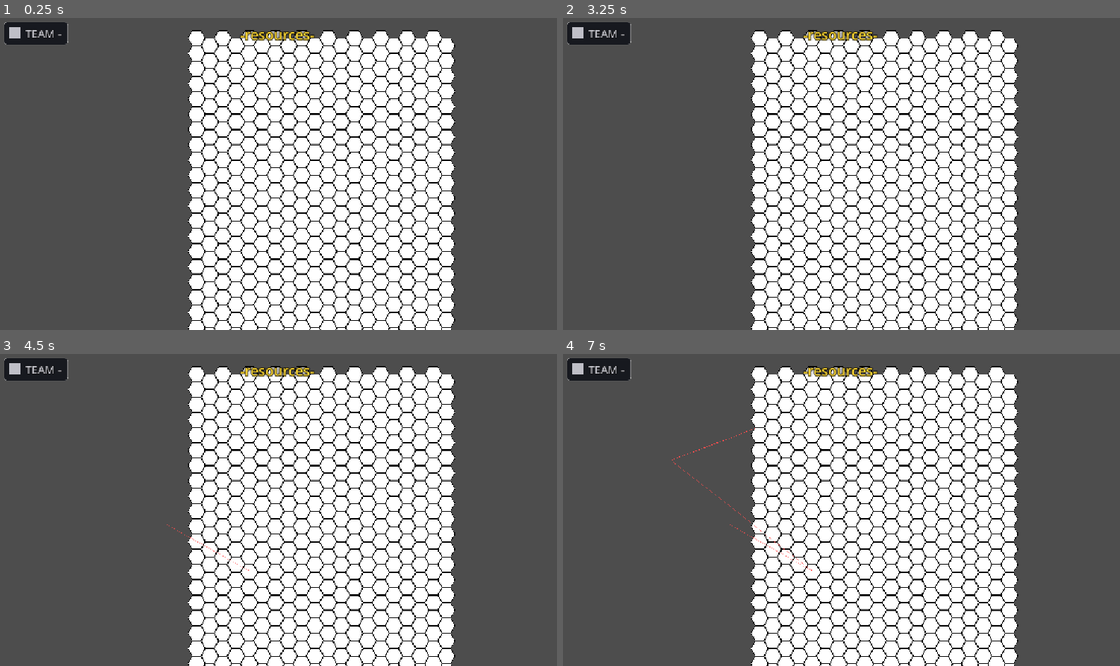
Above: before the commit, frames 1-4 (two rows, left to right).
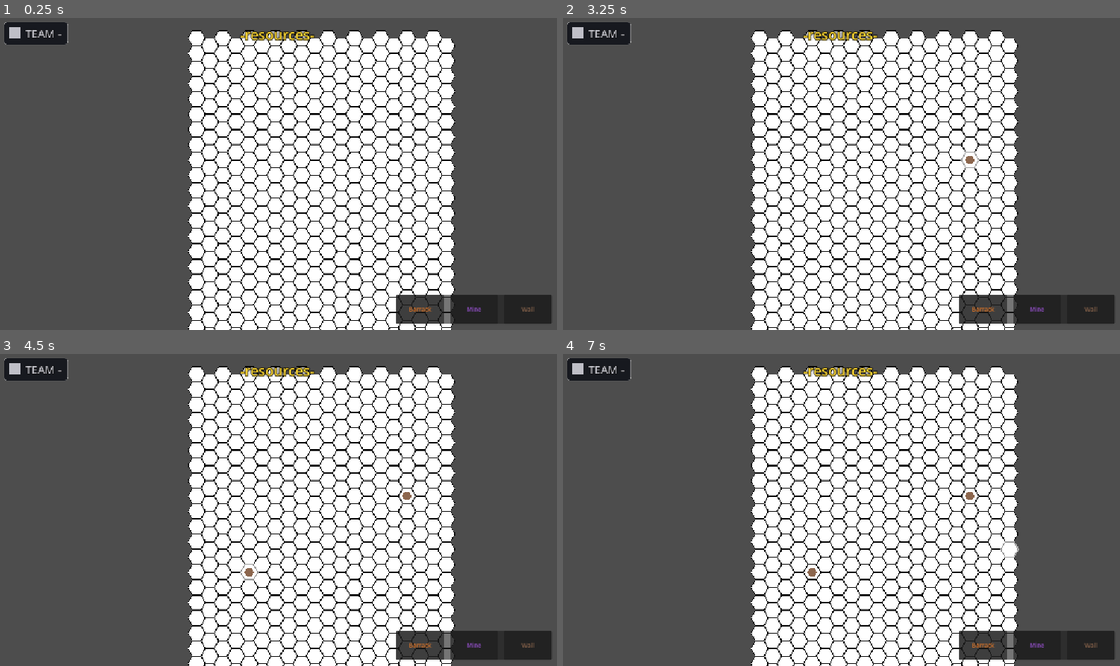
Above: after the commit, the same moments.

Repository: Pharadas/multwinia-game
Game: Godot game, scene res://Phone/MainPhoneView.tscn
Same seed, same stepped clock (60 frames per second), same inputs: the game is played once before the commit and once after it.
Inputs (mouse positions are in pixels of both pictures, inside the frame that each line leads up to):
- Up to frame 1 (0.25 s): no input
- Up to frame 2 (3.25 s): click (980, 308) at 0.5 s, where only the run after the commit has a clickable "Barrack"; click (1036, 308) at 1.25 s, where only the run after the commit has a clickable "Mine"; click (1092, 308) at 2 s, where only the run after the commit has a clickable "Wall"; tap Enter at 2.75 s; move the mouse to (964, 155) at 2.77 s; hold D from 2.78 s (still down); hold R from 2.78 s (still down); click (964, 155) at 2.92 s; tap Space at 3.02 s
- Up to frame 3 (4.5 s): release D at 3.5 s; release R at 3.5 s; tap Space at 3.5 s; drag from (167, 522) to (250, 572) at 3.52 s; tap Enter at 4.25 s; move the mouse to (334, 438) at 4.27 s; hold D from 4.28 s (still down); hold E from 4.28 s (still down)
- Up to frame 4 (7 s): release D at 5 s; release E at 5 s; tap Space at 5, 6.02, 6.5 s; drag from (813, 572) to (668, 460) at 5.02 s; tap Enter at 5.75 s; move the mouse to (1008, 553) at 5.77 s; hold A 5.78-6.5 s; tap Keypad Enter at 5.85 s; drag from (668, 460) to (757, 428) at 6.52 s

The runs differ from the first frame. In frame 1, 2.5% of the frame differs, in the area x 71-99%, y 88-98%; in frame 2, 2.5%; in frame 3, 2.6%; in frame 4, 2.7%, in the area x 19-99%, y 23-98%.

Commit message:
palette right

Diff:
--- a/Phone/building_palette.gd
+++ b/Phone/building_palette.gd
@@ -30,7 +30,7 @@
 	_build_team_badge()
 	_build_lobby_panel()
 	_build_resource_label()
-	#_build_palette()
+	_build_palette()
 	_build_fullscreen_button()
 
 
@@ -180,31 +180,44 @@
 	_resource_label.add_theme_constant_override("outline_size", 6)
 	add_child(_resource_label)
 
-
 func _build_palette() -> void:
 	var palette := PanelContainer.new()
 	palette.name = "BuildPalette"
-	palette.anchor_left = 0.0
+
+	# Anchor to bottom-right corner
+	palette.anchor_left = 1.0
 	palette.anchor_right = 1.0
 	palette.anchor_top = 1.0
 	palette.anchor_bottom = 1.0
-	palette.offset_top = -PALETTE_HEIGHT
+	palette.grow_horizontal = Control.GROW_DIRECTION_BEGIN
+	palette.grow_vertical = Control.GROW_DIRECTION_BEGIN
+
+	# Offset from the right (-16px margin) and bottom (-12px margin)
+	palette.offset_left = -16.0
+	palette.offset_right = -16.0
+	palette.offset_top = -PALETTE_HEIGHT * 0.75  # 25% smaller height
 	palette.offset_bottom = -12.0
+
 	var row := HBoxContainer.new()
-	row.alignment = BoxContainer.ALIGNMENT_CENTER
-	row.add_theme_constant_override("separation", 24)
+	row.alignment = BoxContainer.ALIGNMENT_END
+	row.add_theme_constant_override("separation", 12) # Tightened spacing from 24
 	palette.add_child(row)
+
 	for id in BuildingTypes.NAMES:
 		var chip := Button.new()
 		chip.text = BuildingTypes.name_of(id)
-		chip.custom_minimum_size = CHIP_SIZE
+		# Scale down chip dimensions
+		chip.custom_minimum_size = CHIP_SIZE * 0.75
 		chip.add_theme_color_override("font_color", BuildingTypes.color_of(id))
-		# button_down fires on press so the building is in hand while dragging.
+
+		# Optionally shrink button font size if text clips
+		chip.add_theme_font_size_override("font_size", 12)
+
 		chip.button_down.connect(func() -> void: building_picked.emit(id))
 		chip.mouse_default_cursor_shape = Control.CURSOR_DRAG
 		row.add_child(chip)
+
 	add_child(palette)
-
 
 ## Web only: a tiny always-available fullscreen toggle (top-right). The
 ## browser's requestFullscreen must come from a user gesture, so a button
